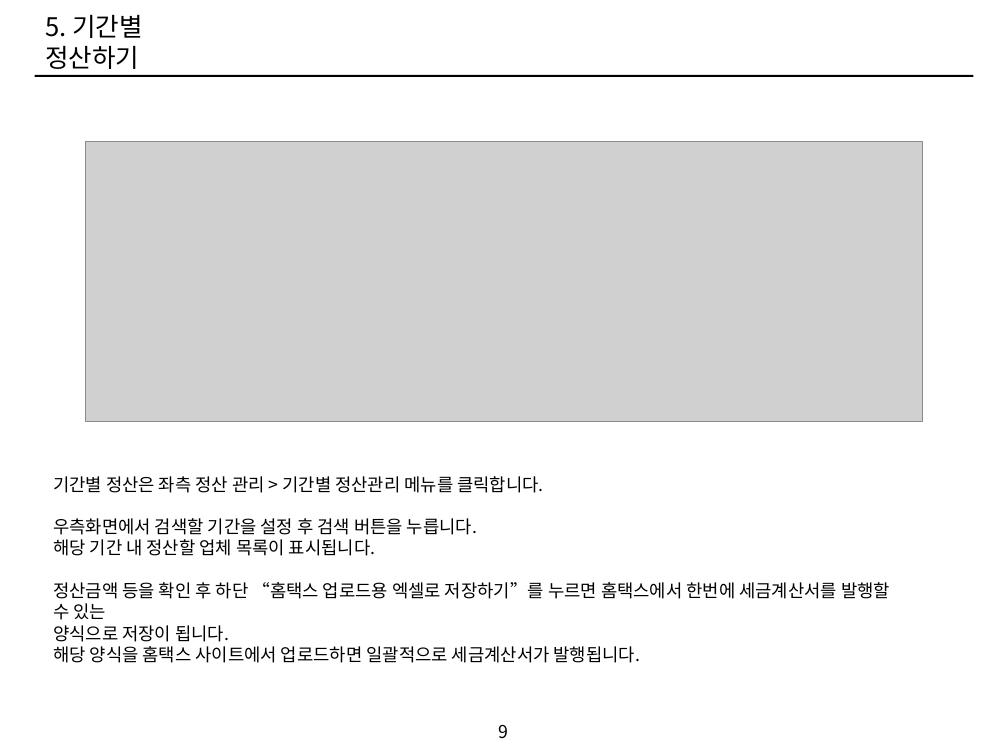
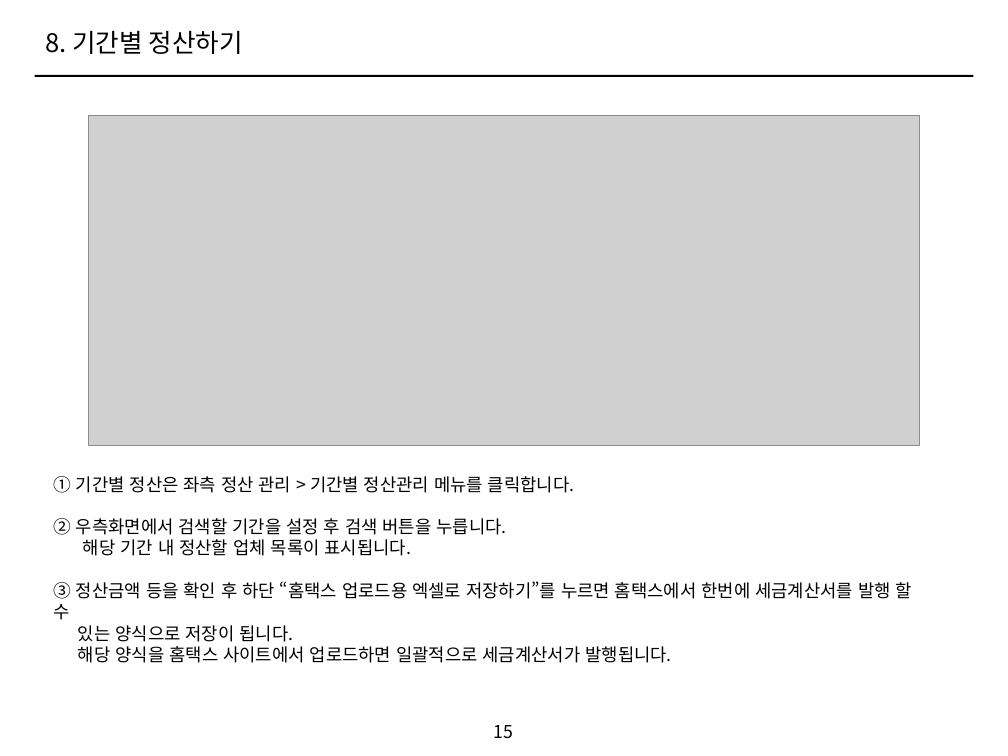
Before and after one commit to ethanjoh/SOHO-market, a slide deck: slide 15 of manual.pptx (slide 9 before the commit). Drawn at 1008x756 pixels with LibreOffice and Linux fonts; fonts in the diff are those of the drawing; grey boxes stand for pictures. Boxes give left, top, right and bottom in pixels: in the first picture for what was removed or moved away, otherwise in the second. Text is boxed around its words. In the diff, an @@ line names an element or a change of style, - is before the commit and + after.

```diff
--- a/manual.pptx
+++ b/manual.pptx
@@ text at (45,31,242,54): text changed @@
-5. 기간별 정산하기
+8. 기간별 정산하기
@@ picture: place and size @@
-picture at (86,142,923,421)
+picture at (89,116,920,445)
@@ text at (53,476,574,535): text changed @@
-기간별 정산은 좌측 정산 관리 > 기간별 정산관리 메뉴를 클릭합니다.
-우측화면에서 검색할 기간을 설정 후 검색 버튼을 누릅니다.
+① 기간별 정산은 좌측 정산 관리 > 기간별 정산관리 메뉴를 클릭합니다.
+② 우측화면에서 검색할 기간을 설정 후 검색 버튼을 누릅니다.
@@ text at (53,581,912,642): text changed @@
-정산금액 등을 확인 후 하단 “홈택스 업로드용 엑셀로 저장하기”를 누르면 홈택스에서 한번에 세금계산서를 발행할 수 있는
-양식으로 저장이 됩니다.
+③ 정산금액 등을 확인 후 하단 “홈택스 업로드용 엑셀로 저장하기”를 누르면 홈택스에서 한번에 세금계산서를 발행 할 수
+있는 양식으로 저장이 됩니다.
@@ page number at (494,725,514,739): text changed @@
-9
+15
```
Also in this commit, not shown: 18 other slides changed, 6 slides added, 2 slides removed, 5 other files.
